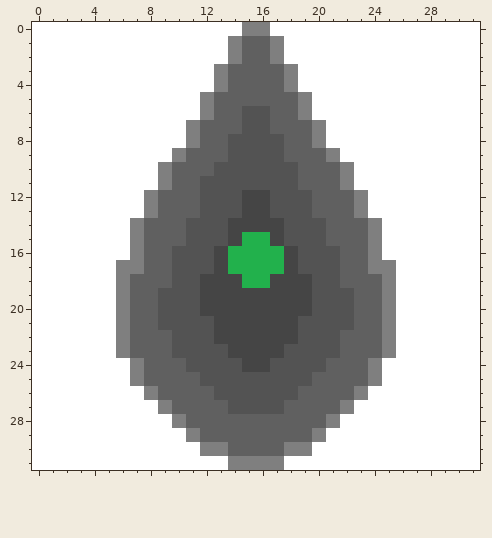
File history of a pixel-art sprite, bin/res/ship/ship.png. Above is the file before it was changed.
The file is 32x32 pixels. Colours within 5 levels of each other are drawn and written as one.
And afterwards:
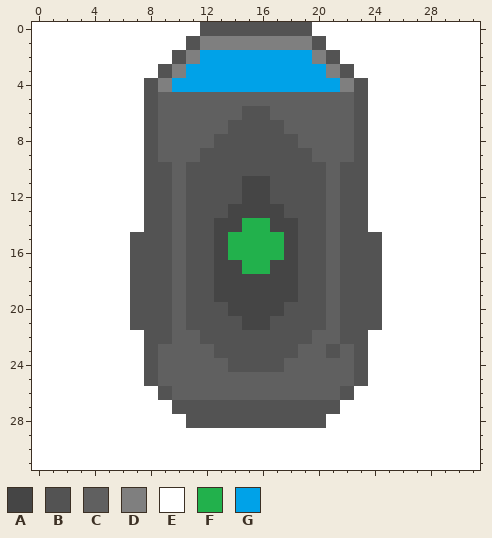
Palette (. is transparent): A #454545  B #535353  C #606060  D #7f7f7f  E #ffffff  F #22b14c  G #00a2e8
Log entry: added thrust art for diff ship states
The exact change:
y 0: x 12..19 EEEDDEEE -> BBBBBBBB
y 1: x 11..13 EEE -> BDD; x 15..16 CC -> DD; x 18..20 EEE -> DDB
y 2: x 10..21 EEEEDCCDEEEE -> BDGGGGGGGGDB
y 3: x 9..22 EEEEDCCCCDEEEE -> BDGGGGGGGGGGDB
y 4: x 8..23 EEEEEDCCCCDEEEEE -> BDGGGGGGGGGGGGDB
y 5..6: x 8..12 EEEED -> BCCCC; x 19..23 DEEEE -> CCCCB
y 7: x 8..11 EEED -> BCCC; x 14 C -> B; x 17 C -> B; x 20..23 DEEE -> CCCB
y 8: x 8..11 EEED -> BCCC; x 13 C -> B; x 18 C -> B; x 20..23 DEEE -> CCCB
y 9: x 8..10 EED -> BCC; x 12..13 CC -> BB; x 18..19 CC -> BB; x 21..23 DEE -> CCB
y 10: x 8..9 ED -> BB; x 11..12 CC -> BB; x 19..20 CC -> BB; x 22..23 DE -> BB
y 11: x 8..9 ED -> BB; x 11 C -> B; x 15..16 BB -> AA; x 19..20 CC -> BB; x 22..23 DE -> BB
y 12: x 8..9 DC -> BB; x 11 C -> B; x 20 C -> B; x 22..23 CD -> BB
y 13: x 8..9 DC -> BB; x 11 C -> B; x 14 B -> A; x 17 B -> A; x 20 C -> B; x 22..23 CD -> BB
y 14: x 7..9 DCC -> EBB; x 13 B -> A; x 15..16 AA -> FF; x 18 B -> A; x 22..24 CCD -> BBE
y 15: x 7..9 DCC -> BBB; x 13..14 BA -> AF; x 17..18 AB -> FA; x 22..24 CCD -> BBB
y 16: x 7..10 DCCB -> BBBC; x 21..24 BCCD -> CBBB
y 17: x 6..10 DDCCB -> EBBBC; x 14 F -> A; x 17 F -> A; x 21..25 BCCDD -> CBBBE
y 18: x 6..10 DCCCB -> EBBBC; x 12 A -> B; x 15..16 FF -> AA; x 19 A -> B; x 21..25 BCCCD -> CBBBE
y 19: x 6..8 DCC -> EBB; x 10 B -> C; x 12 A -> B; x 19 A -> B; x 21 B -> C; x 23..25 CCD -> BBE
y 20: x 6..8 DCC -> EBB; x 10 B -> C; x 12..13 AA -> BB; x 18..19 AA -> BB; x 21 B -> C; x 23..25 CCD -> BBE
y 21: x 6..8 DCC -> EBB; x 10 B -> C; x 13..14 AA -> BB; x 17..18 AA -> BB; x 21 B -> C; x 23..25 CCD -> BBE
y 22: x 6..11 DCCCBB -> EEBBCC; x 13..18 AAAAAA -> BBBBBB; x 20..25 BBCCCD -> CCBBEE
y 23: x 6..8 DCC -> EEB; x 10..12 BBB -> CCC; x 14..17 AAAA -> BBBB; x 19..20 BB -> CC; x 23..25 CCD -> BEE
y 24: x 7..8 DC -> EB; x 11..13 BBB -> CCC; x 15..16 AA -> BB; x 18..20 BBB -> CCC; x 23..24 CD -> BE
y 25: x 7..8 DC -> EB; x 12..19 BBBBBBBB -> CCCCCCCC; x 23..24 CD -> BE
y 26: x 8..9 DC -> EB; x 13..18 BBBBBB -> CCCCCC; x 22..23 CD -> BE
y 27: x 9..13 DCCCC -> EBBBB; x 18..22 CCCCD -> BBBBE
y 28: x 10..21 DCCCCCCCCCCD -> EBBBBBBBBBBE
y 29: x 11..20 DCCCCCCCCD -> EEEEEEEEEE
y 30: x 12..19 DDCCCCDD -> EEEEEEEE
y 31: x 14..17 DDDD -> EEEE
Boxes around the changes in both pictures, in picture pixels (x1, y1, x2, y2):
changed: (116, 22, 396, 470)
